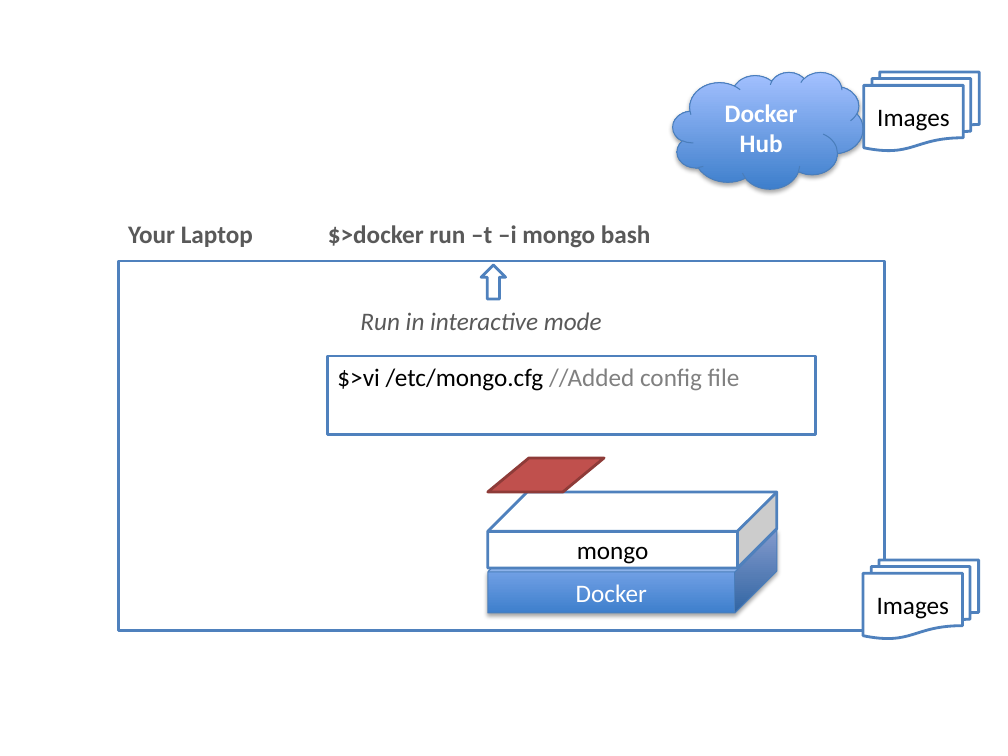
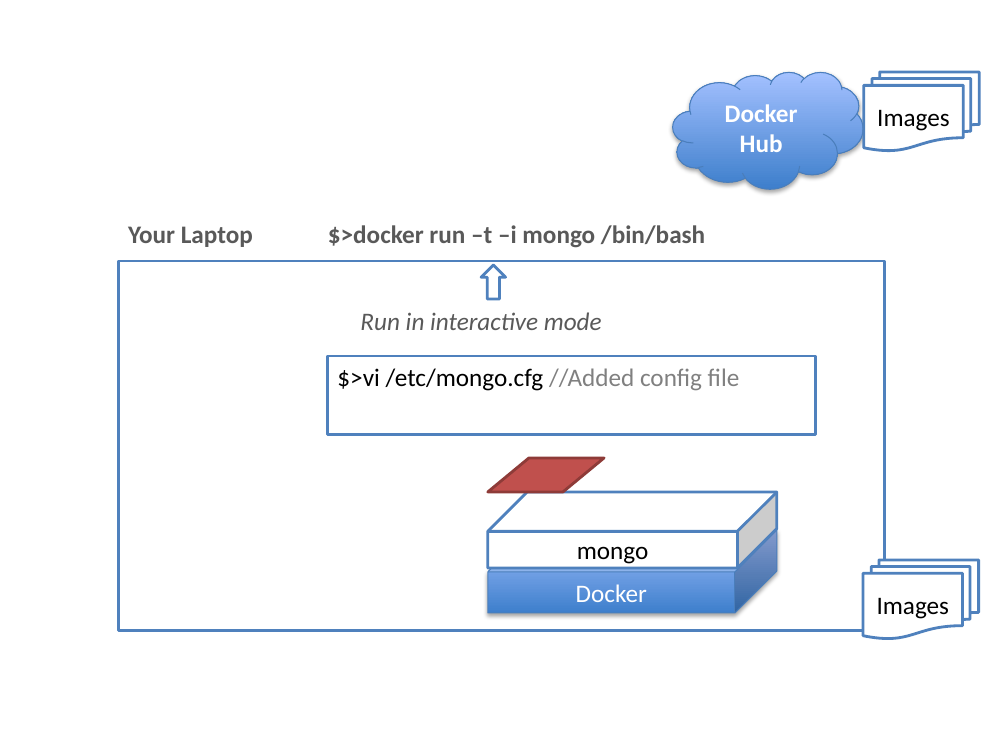
Before and after one commit to rohitghatol/Docker-Container-Continuous-Delivery, a slide deck: slide 11 of pptx/diagrams.pptx. Drawn at 1008x756 pixels with LibreOffice and Linux fonts; fonts in the diff are those of the drawing. Boxes give left, top, right and bottom in pixels: in the first picture for what was removed or moved away, otherwise in the second. Text is boxed around its words. In the diff, an @@ line names an element or a change of style, - is before the commit and + after.

```diff
--- a/pptx/diagrams.pptx
+++ b/pptx/diagrams.pptx
@@ text at bbox=[328, 225, 705, 248]: text changed @@
-$>docker run –t –i mongo bash
+$>docker run –t –i mongo /bin/bash
```
Also in this commit, not shown: 2 other slides changed, 2 slides added, 6 other files.
